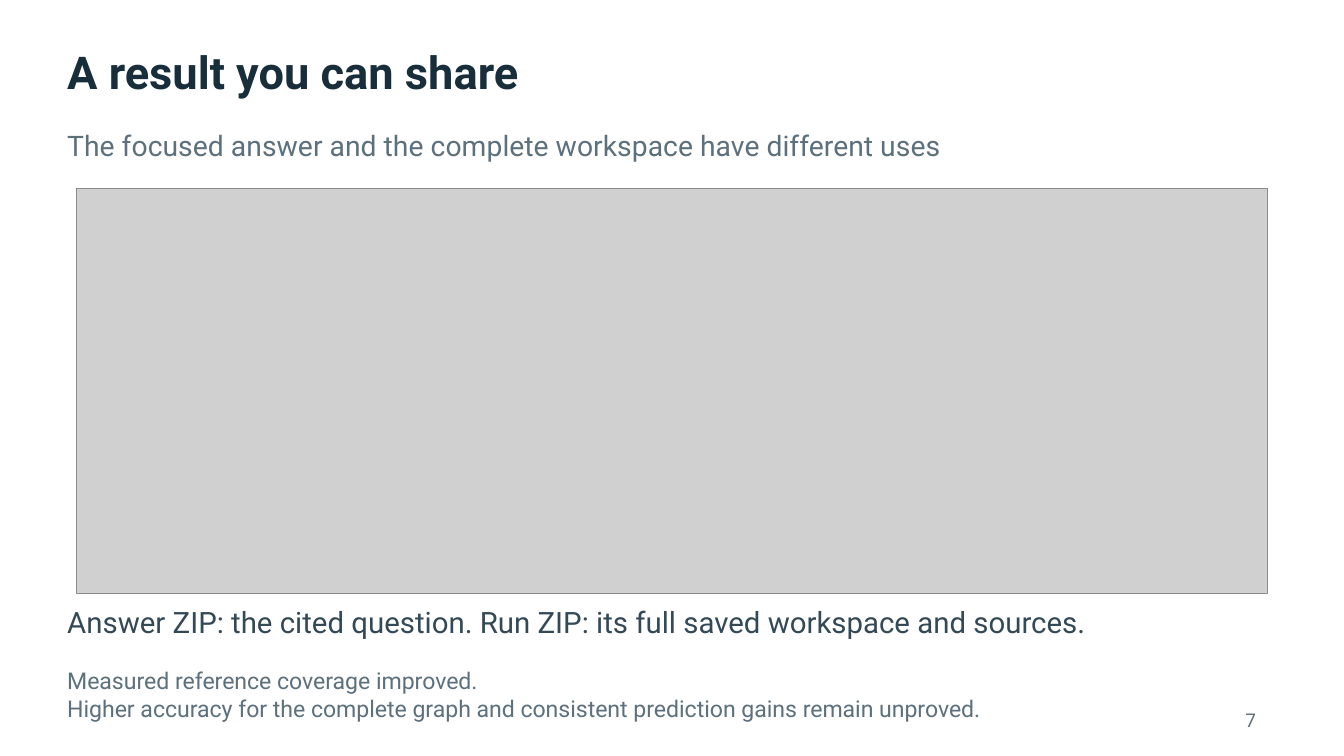
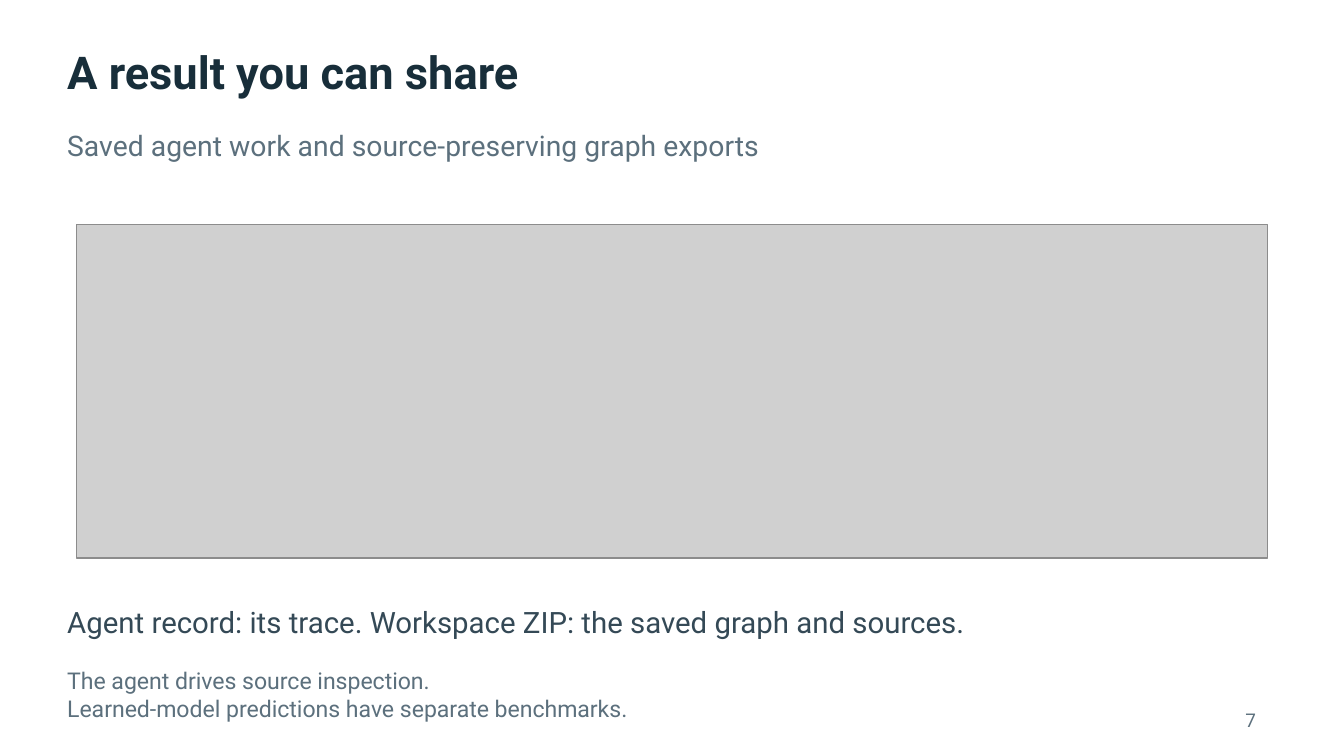
Before and after one commit to mdomagalski/biograph-steward, a slide deck: slide 7 of output/presentations/BioGraph_Steward_Overview.pptx. Drawn at 1344x756 pixels with LibreOffice and Linux fonts; fonts in the diff are those of the drawing; grey boxes stand for pictures. Boxes give left, top, right and bottom in pixels: in the first picture for what was removed or moved away, otherwise in the second. Text is boxed around its words. In the diff, an @@ line names an element or a change of style, - is before the commit and + after.

Commit message:
Deliver source-agent reviewer workflow, demo and team guide

```diff
--- a/output/presentations/BioGraph_Steward_Overview.pptx
+++ b/output/presentations/BioGraph_Steward_Overview.pptx
@@ text at (67,135,758,162): text changed @@
-The focused answer and the complete workspace have different uses
+Saved agent work and source-preserving graph exports
@@ picture: place and size @@
-picture at (77,190,1268,594)
+picture at (77,224,1268,558)
@@ text at (67,611,964,639): text changed @@
-Answer ZIP: the cited question. Run ZIP: its full saved workspace and sources.
+Agent record: its trace. Workspace ZIP: the saved graph and sources.
@@ text at (67,671,628,722): text changed @@
-Measured reference coverage improved.
-Higher accuracy for the complete graph and consistent prediction gains remain unproved.
+The agent drives source inspection.
+Learned-model predictions have separate benchmarks.
```
Also in this commit, not shown: 5 other slides changed, 1 slide added, 1 slide removed, 39 other files.
